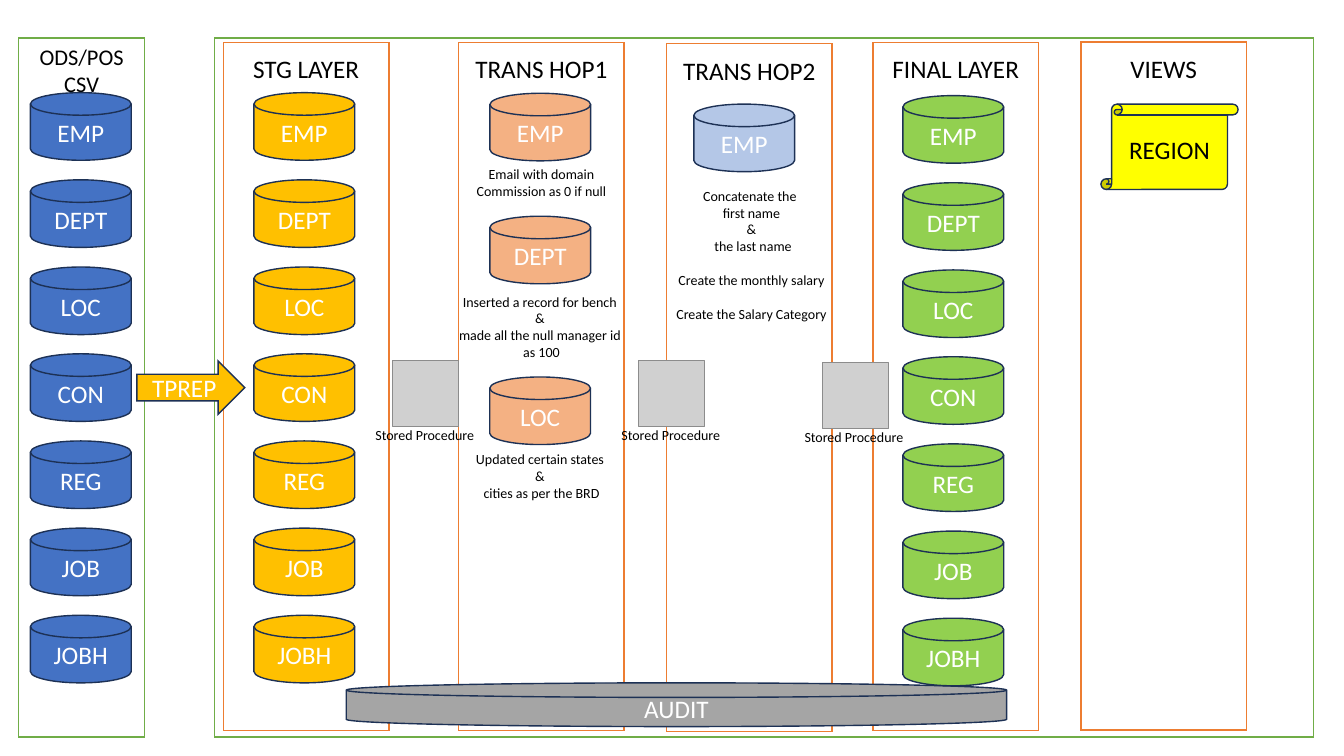
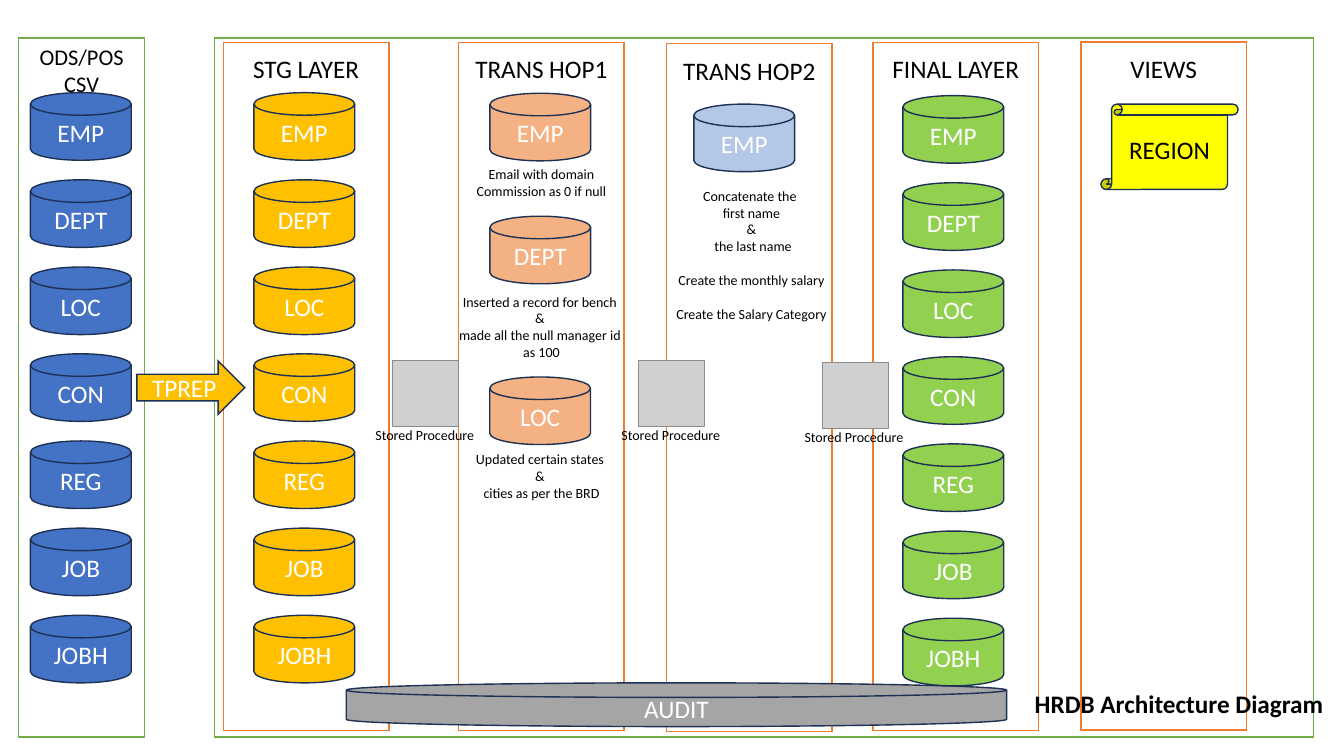
Before and after one commit to Richapriyadarshini01/HRDB, a slide deck: slide 1 of Employee_Database/Architecture.pptx. Drawn at 1344x756 pixels with LibreOffice and Linux fonts; fonts in the diff are those of the drawing; grey boxes stand for pictures. Boxes give left, top, right and bottom in pixels: in the first picture for what was removed or moved away, otherwise in the second. Text is boxed around its words. In the diff, an @@ line names an element or a change of style, - is before the commit and + after.

Commit message:
Changes in the architecture ppt

```diff
--- a/Employee_Database/Architecture.pptx
+++ b/Employee_Database/Architecture.pptx
@@ text added at [1035, 692, 1323, 719], 18 pt, text #000000, bold @@
+HRDB Architecture Diagram
```
